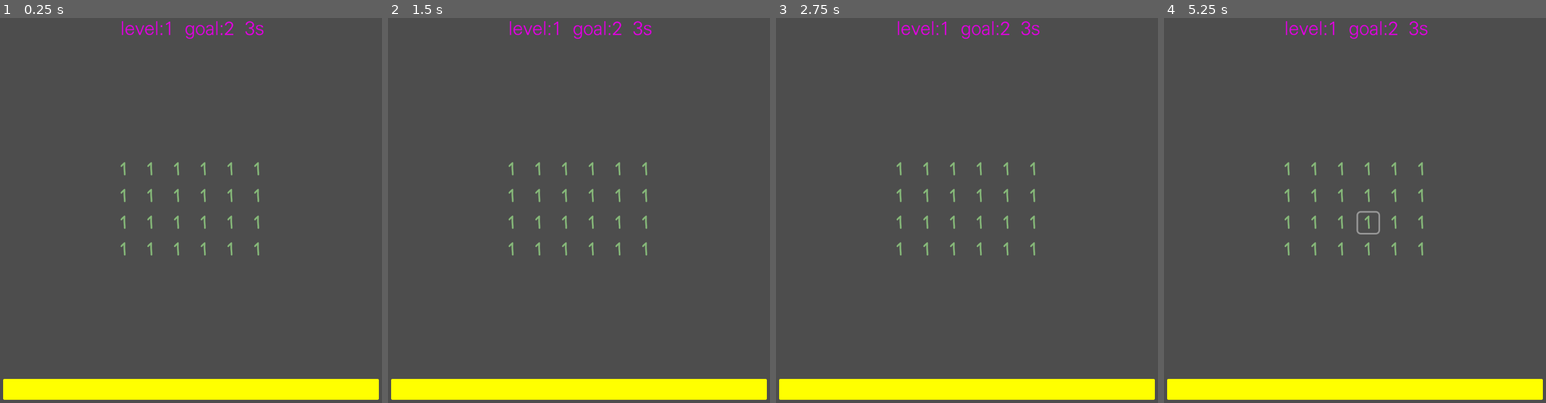
Above: before the commit, frames 1-4 (left to right).
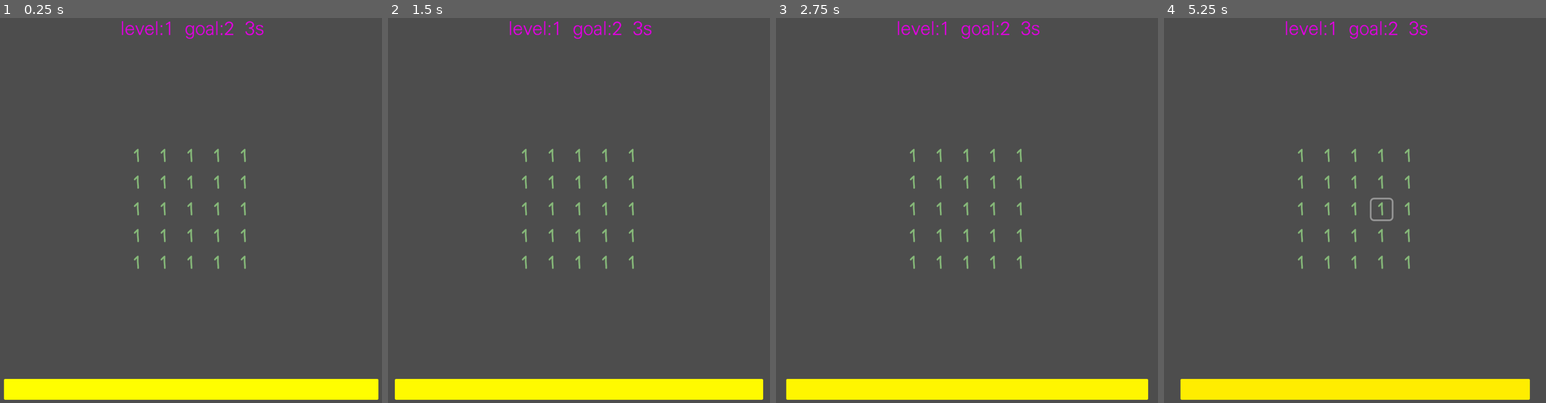
Above: after the commit, the same moments.

Repository: JosePedroDias/merge_or_die
Game: Godot game, scene res://main_scene.tscn
The game is run twice, just before and just after one commit, with the same random seed, the same clock (stepped at 60 frames per second) and the same inputs.
Inputs (mouse positions are in pixels of both pictures, inside the frame that each line leads up to):
- Up to frame 1 (0.25 s): no input
- Up to frame 2 (1.5 s): move the mouse to (670, 187) at 0.52 s; click (670, 187) at 0.67 s; tap Enter at 1.25 s; move the mouse to (494, 229) at 1.27 s; click (494, 229) at 1.42 s
- Up to frame 3 (2.75 s): tap Space at 2 s; move the mouse to (1009, 118) at 2.02 s; click (1009, 118) at 2.17 s
- Up to frame 4 (5.25 s): tap Enter at 2.75, 5 s; move the mouse to (1335, 291) at 2.77 s; click (1335, 291) at 2.92 s; move the mouse to (1481, 272) at 3.52 s; click (1481, 272) at 3.67 s; tap Space at 4.25 s; move the mouse to (1228, 145) at 4.27 s; click (1228, 145) at 4.42 s; move the mouse to (1374, 210) at 5.02 s; click (1374, 210) at 5.17 s

The runs differ from the first frame. In frame 1, 1.2% of the frame differs, in the area x 0-100%, y 33-100%; in frame 2, 1.2%; in frame 3, 1.3%; in frame 4, 1.7%.

Commit message:
multiple fixes

Diff:
--- a/Scripts/merge_grid.gd
+++ b/Scripts/merge_grid.gd
@@ -41,6 +41,12 @@
 }
 
 var levels = {
+	11: { # aux level
+		"size": [5, 5],
+		"penalty_countdown": 15.0,
+		"fill_countdown": 2.0,
+		"goal_number": 3,
+	},
 	1: {
 		"size": [5, 5],
 		"penalty_countdown": 75.0,
@@ -67,24 +73,35 @@
 	},
 }
 
+#var lvl: LevelDef =
+
 var lvl = levels[level]
 
 var bar_left = lvl["penalty_countdown"]
 var fill_left = lvl["fill_countdown"]
 
-func _ready() -> void:
+func _reset_board():
 	clear_layer(DEFAULT_LAYER)
+
+	bar_left = lvl["penalty_countdown"]
+	fill_left = lvl["fill_countdown"]
+
+	# keep tilemap centered on odd dimensions
+	position.x = -32 if columns % 2 == 1 else 0
+	position.y = -32 if rows    % 2 == 1 else 0
 
 	for y in rows:
 		for x in columns:
 			var coords = Vector2i(
-				int(x - columns/2.0),
-				int(y - rows   /2.0)
+				int(x - columns/2.0 + 0.5),
+				int(y - rows   /2.0 + 0.5)
 			)
-			set_tile_cell(coords, 1) #??
-
+			set_tile_cell(coords, 1)
+
+func _ready() -> void:
+	_reset_board()
 	_update_label()
-	_update_bar(1.0)
+	_update_bar()
 
 func _process(delta: float) -> void:
 	if bar_left - delta <= 0:
@@ -95,11 +112,15 @@
 		bar_left -= delta
 
 	if fill_left - delta <= 0:
-		fill_empty_cell()
+		if fill_empty_cell(): fillAudio.play()
 		fill_left = lvl["fill_countdown"]
-		fillAudio.play()
 	else:
 		fill_left -= delta
+
+	# TODO update these only at 10fps?
+	_update_bar()
+	_update_label()
+
 
 func set_tile_cell(coords: Vector2i, num: int) -> void:
 	var num_s = "%s" % num
@@ -107,11 +128,12 @@
 	var td = get_cell_tile_data(DEFAULT_LAYER, coords, TILE_SET_ID)
 	td.set_custom_data('num', num)
 
-func get_tile_num(coord: Vector2i):
+# can also return null
+func get_tile_num(coord: Vector2i) -> int:
 	var td = get_cell_tile_data(DEFAULT_LAYER, coord, TILE_SET_ID)
 	if td:
 		return td.get_custom_data('num')
-	return null
+	return -1
 
 func set_highlight(coords: Vector2i, state: bool) -> void:
 	clear_layer(HIGHLIGHTS_LAYER)
@@ -132,15 +154,14 @@
 
 
 # r is how full, where 0 is empty
-func _update_bar(r: float) -> void:
+func _update_bar() -> void:
+	var r = bar_left / lvl["penalty_countdown"]
+
 	var w = 900 * r
 	bar.set_size(Vector2(w, 50))
 	var sb = bar.get_theme_stylebox("panel")
 	sb.set("bg_color", Color(1.0, r, 0.0))
 	bar.position.x = 0.0 - w/2.0
-
-	#bar.material.set_
-	# TODO change color and size
 
 func _input(event: InputEvent) -> void:
 	# escape exits the game
@@ -178,8 +199,14 @@
 			v += 1
 			set_tile_cell(coord, v)
 			mergeAudio.play()
-			_update_label()
-			_update_bar(rng.randf())
+			if v == lvl["goal_number"]:
+				#print('level complete')
+				level += 1
+				lvl = levels[level]
+				#print(lvl)
+				columns = lvl["size"][0]
+				rows    = lvl["size"][1]
+				_reset_board()
 		else:
 			# numbers differ, penalize player!
 			mistakeAudio.play()
@@ -188,16 +215,16 @@
 func clear_cells() -> void:
 	var positions = get_board_positions()
 	for p in positions:
-		if get_tile_num(p) == null:
-			continue
+		if get_tile_num(p) == -1: continue
 		var r = rng.randf_range(0.0, 1.0)
-		if r < 0.25:
-			erase_cell(DEFAULT_LAYER, p)
-
-func fill_empty_cell() -> void:
-	var positions = get_board_positions()
-	var p = positions[ rng.randi_range(0, positions.size()-1) ]
+		if r < 0.25: erase_cell(DEFAULT_LAYER, p)
+
+func fill_empty_cell() -> bool:
+	var empty_positions = get_board_positions().filter(func(p): return get_tile_num(p) == -1)
+	if empty_positions.size() == 0: return false
+	var p: Vector2i = empty_positions[ rng.randi_range(0, empty_positions.size()-1) ]
 	set_tile_cell(p, 1)
+	return true
 
 func get_board_positions() -> Array:
 	var arr: Array = []
@@ -215,3 +242,9 @@
 		if fn.call(p):
 			arr2.push_back(p)
 	return arr2
+
+class LevelDef:
+	var size: Vector2i
+	var penalty_countdown: float
+	var fill_countdown: float
+	var goal_number: int
--- a/main_scene.tscn
+++ b/main_scene.tscn
@@ -49,8 +49,8 @@
 layer_1/name = "optional_highlight"
 layer_1/tile_data = PackedInt32Array()
 script = ExtResource("2_mpn81")
-columns = 6
-rows = 4
+columns = 5
+rows = 5
 fillAudio = NodePath("../AudioStreamPlayerFill")
 incomingTickAudio = NodePath("../AudioStreamPlayerIncomingTick")
 mergeAudio = NodePath("../AudioStreamPlayerMerge")
Not shown, changed: README.md
